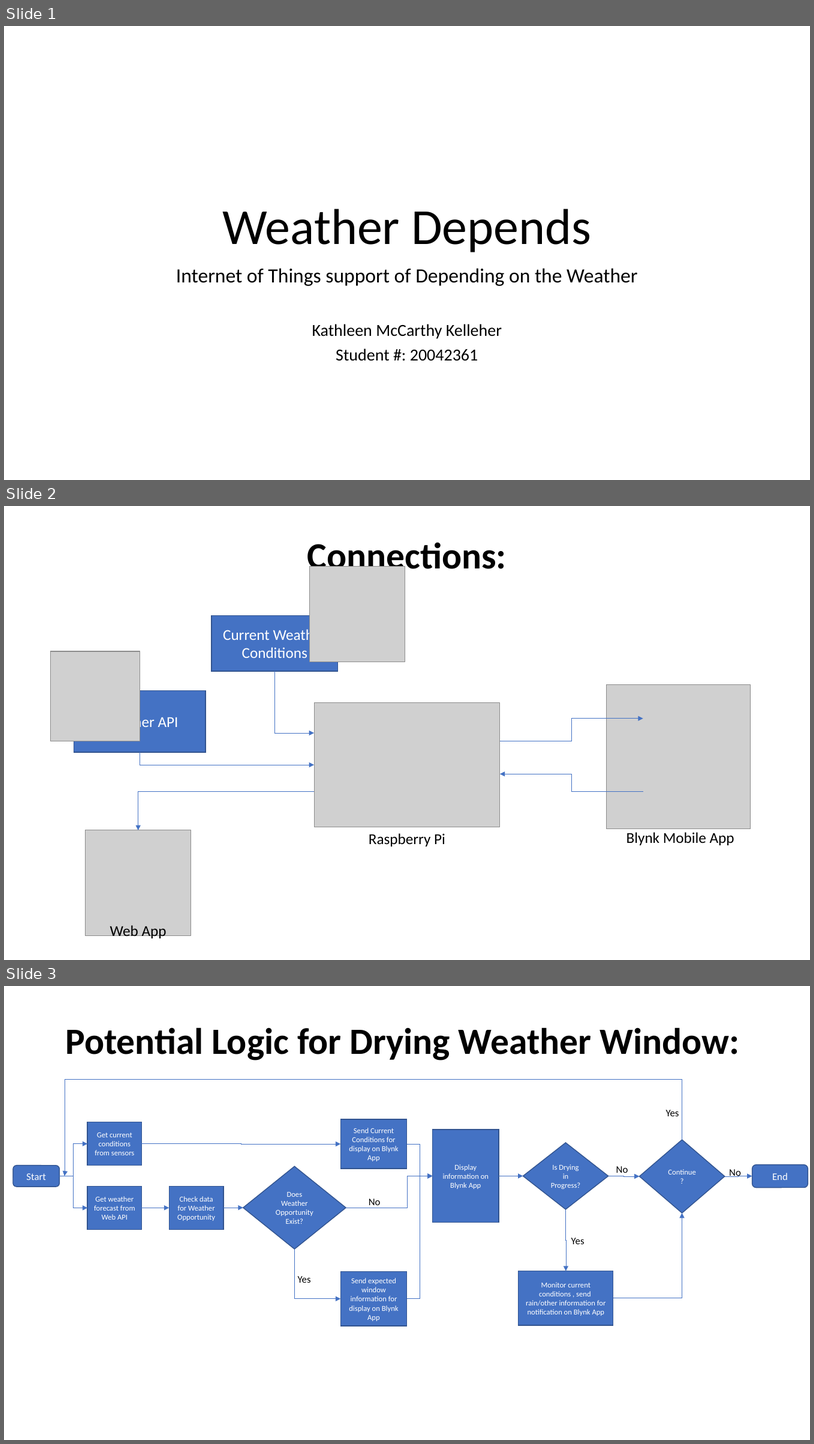
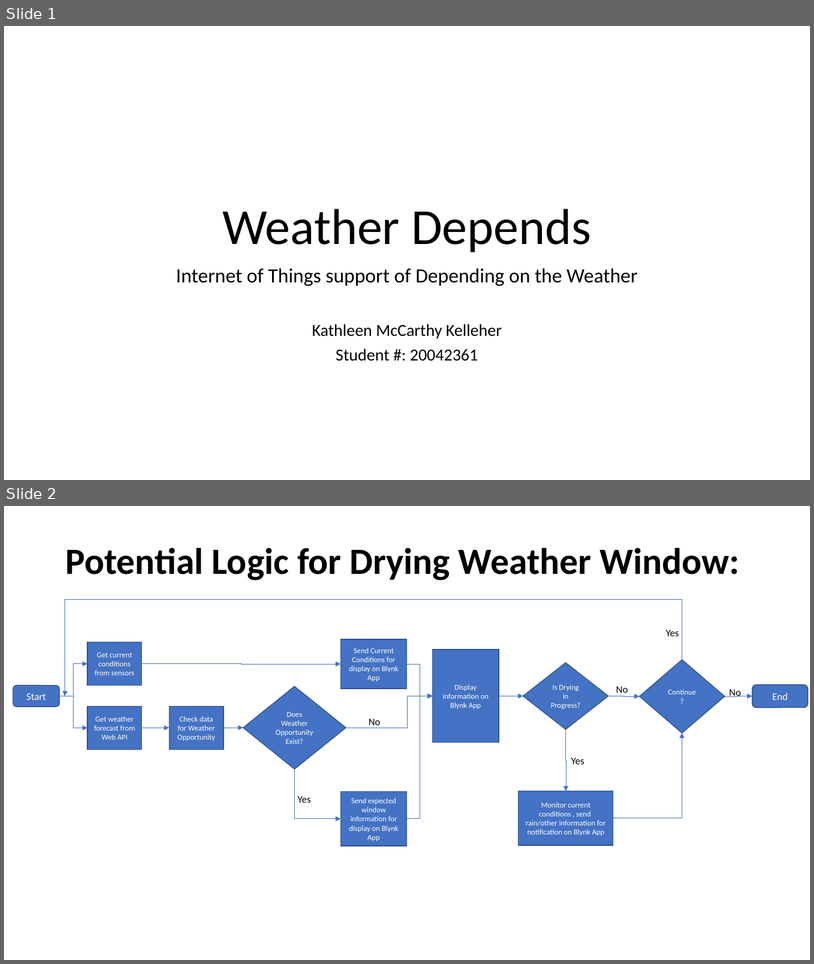
Before and after one commit to KathleenMK/IoT_Weather_Dependent, a slide deck: WeatherDependsGraphics.pptx. Shown one above the other, each under a label of ours: slides 1, 2 and 3 before the commit, slides 1 and 2 after it. The pictures are 814x1444 and 814x964 pixels, drawn with LibreOffice and Linux fonts; fonts in the diff are those of the drawing; grey boxes stand for pictures. Boxes give left, top, right and bottom in pixels: in the first picture for what was removed or moved away, otherwise in the second. Text is boxed around its words. In the diff, an @@ line names an element or a change of style, - is before the commit and + after.

```diff
--- a/WeatherDependsGraphics.pptx
+++ b/WeatherDependsGraphics.pptx
@@ slide 2 removed at box(4, 506, 810, 960), background #FFFFFF at 55% opacity @@
@@ title removed at box(308, 542, 507, 577) @@
-Connections:
@@ picture removed at box(310, 567, 405, 661) @@
@@ rectangle removed at box(212, 615, 338, 671) @@
-Current Weather Conditions
@@ picture removed at box(51, 651, 140, 741) @@
@@ elbow arrow removed from (275, 671) to (314, 733) @@
@@ picture removed at box(606, 684, 750, 828) @@
@@ rectangle removed at box(74, 691, 206, 752) @@
-Weather API
@@ picture removed at box(314, 703, 500, 826) @@
@@ elbow arrow removed from (500, 741) to (644, 718) @@
@@ elbow arrow removed from (140, 752) to (314, 765) @@
@@ elbow arrow removed from (644, 792) to (500, 774) @@
@@ elbow arrow removed from (314, 792) to (138, 830) @@
@@ picture removed at box(86, 830, 191, 936) @@
@@ text removed at box(369, 833, 446, 846) @@
-Raspberry Pi
@@ text removed at box(627, 832, 735, 845) @@
-Blynk Mobile App
@@ text removed at box(110, 925, 167, 940) @@
-Web App
@@ what was slide 3 is now slide 2 @@
```
Also in this commit, not shown: 1 slide changed.
